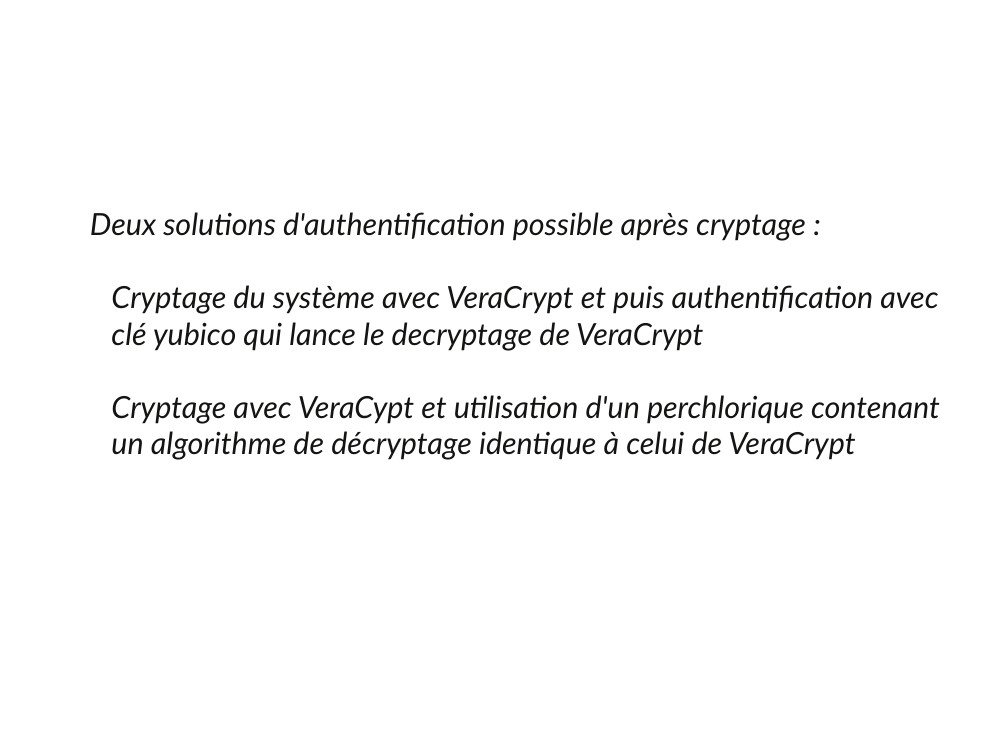
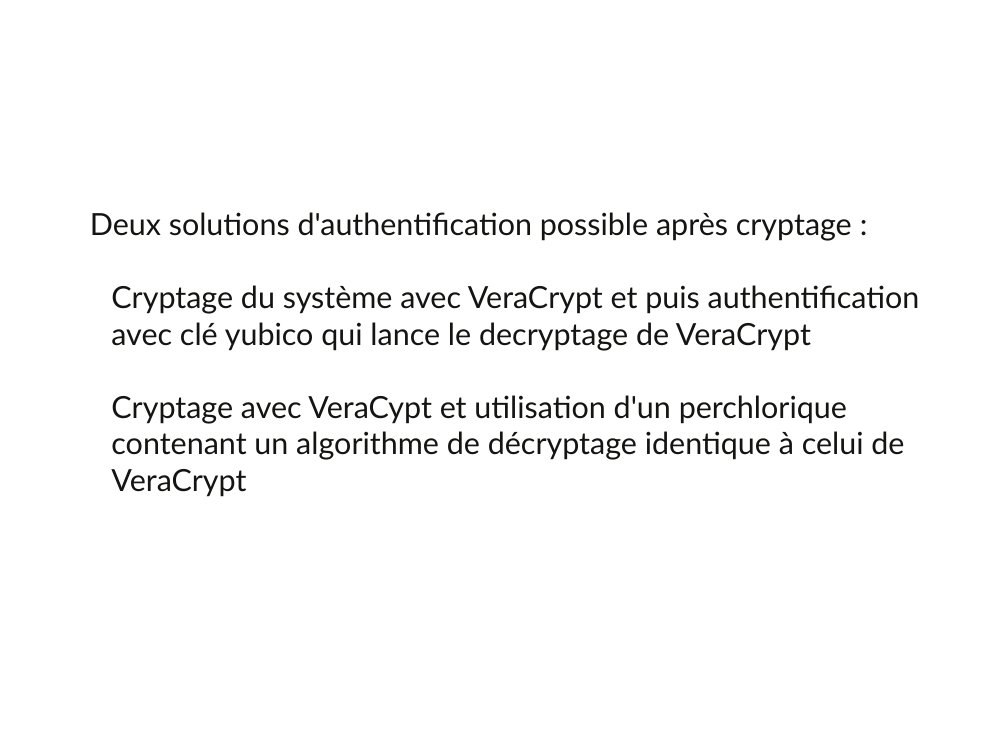
Before and after one commit to ChrisBou/projet-veracrypt, a slide deck: slide 6 of presentation_veracrypt.odp. Drawn at 1008x756 pixels with LibreOffice and Linux fonts; fonts in the diff are those of the drawing; background and template pictures are left out. Boxes give left, top, right and bottom in pixels: in the first picture for what was removed or moved away, otherwise in the second. Text is boxed around its words. In the diff, an @@ line names an element or a change of style, - is before the commit and + after.

```diff
--- a/presentation_veracrypt.odp
+++ b/presentation_veracrypt.odp
@@ text "Deux solutions d'authentification possible après ..." at (90,212,920,497): italic off @@
```
Also in this commit, not shown: 3 other slides changed.
